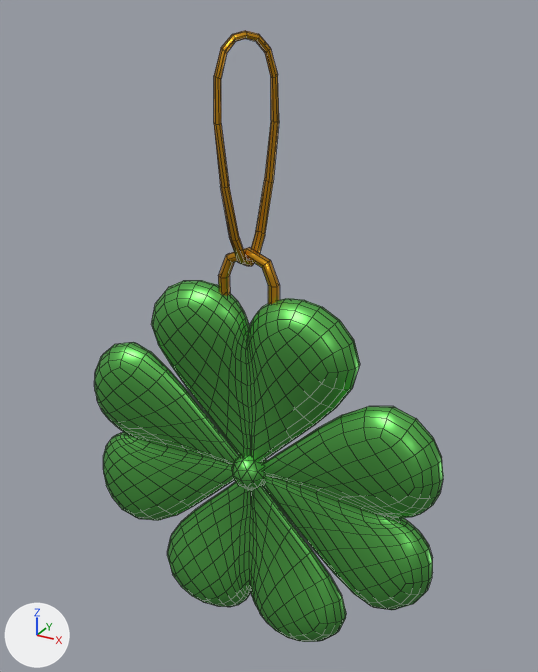
What one commit did to the FBX model Unity Bundle/Assets/BeatLeader/6_Geometry/Ball_Clover.fbx.
Both versions are drawn from a camera (50 mm lens) standing at (0.1466, -0.0793, 0.0052) and looking at (0.1016, 0.0026, -0.0357). The lights are fixed; the arrows at lower left show +X, +Y and +Z. Mesh edges are drawn as thin lines. Where no turn or scale is listed for an object, it has been applied to the vertices.

The first picture shows 'Ball_Clover'.
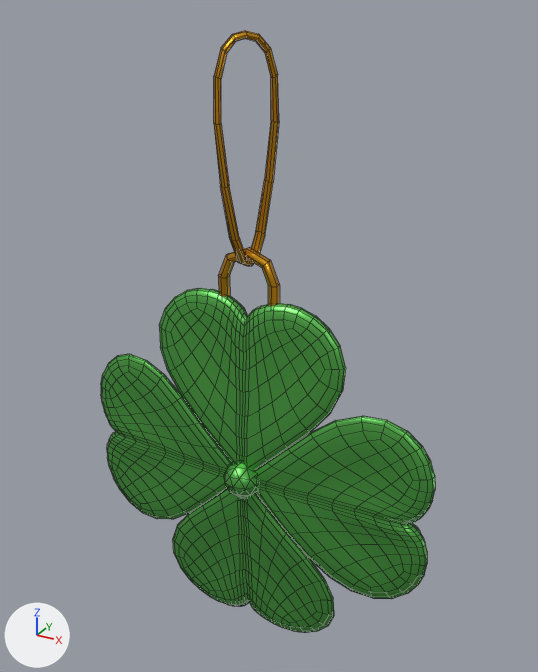
Changed parts and their boxes [x1, y1, x2, y2] in the pictures (538 x 672 px; the box of a moved part takes in the faces that stretch with it):
'Ball_Clover', reshaped
    before: [94, 30, 443, 642]
    after: [101, 30, 435, 633]
part 1 of me_ball_1_redarrow_014, moved or reshaped
    before: [232, 454, 267, 490]
    after: [224, 462, 259, 498]
part 2 of me_ball_1_redarrow_014, rebuilt (10% narrower, 10% shorter)
    before: [167, 482, 346, 642]
    after: [173, 489, 334, 633]
part 3 of me_ball_1_redarrow_014, rebuilt (10% narrower)
    before: [151, 281, 360, 462]
    after: [159, 288, 346, 470]
part 4 of me_ball_1_redarrow_014, rebuilt (10% narrower, 8% shorter)
    before: [94, 342, 239, 521]
    after: [101, 354, 231, 519]
part 5 of me_ball_1_redarrow_014, rebuilt (10% shorter)
    before: [262, 406, 443, 610]
    after: [254, 416, 435, 599]

Edits to the bpy script that builds the scene:
```text
Change me_ball_1_redarrow_014:
    used by ob_ball_clover; location = (0.1, 0.0, 0.0)
    remove me_ball_1_redarrow_014.from_pydata(...)  # 2012 vertices, 2040 faces; spans x -0.0279..0.0279, y -0.0035..0.0035, z -0.0844..0.003
    add me_ball_1_redarrow_014.from_pydata(...)  # 2012 vertices, 2040 faces; spans x -0.0271..0.0271, y -0.005..0.0033, z -0.0835..0.003
    me_ball_1_redarrow_014 part 1: the loose piece of 42 vertices spanning x -0.0027..0.0027, y -0.0028..0.0028, z -0.0593..-0.0536 is moved by (0.0, -0.0022, 0.0)
    me_ball_1_redarrow_014 part 2: the loose piece of 450 vertices spanning x -0.016..0.016, y -0.0035..0.0035, z -0.0844..-0.0568 is rebuilt with 450 vertices and now spans x -0.0144..0.0144, y -0.0025..0.0022, z -0.0835..-0.0568
    me_ball_1_redarrow_014 part 3: the loose piece of 450 vertices spanning x -0.016..0.016, y -0.0035..0.0035, z -0.056..-0.0285 is rebuilt with 450 vertices and now spans x -0.0144..0.0144, y -0.0025..0.0022, z -0.056..-0.0293
    me_ball_1_redarrow_014 part 4: the loose piece of 450 vertices spanning x -0.0279..-0.0004, y -0.0035..0.0035, z -0.0724..-0.0405 is rebuilt with 450 vertices and now spans x -0.0271..-0.0004, y -0.0025..0.0022, z -0.0709..-0.042
    me_ball_1_redarrow_014 part 5: the loose piece of 450 vertices spanning x 0.0004..0.0279, y -0.0035..0.0035, z -0.0724..-0.0405 is rebuilt with 450 vertices and now spans x 0.0004..0.0271, y -0.0025..0.0022, z -0.0709..-0.042
```
